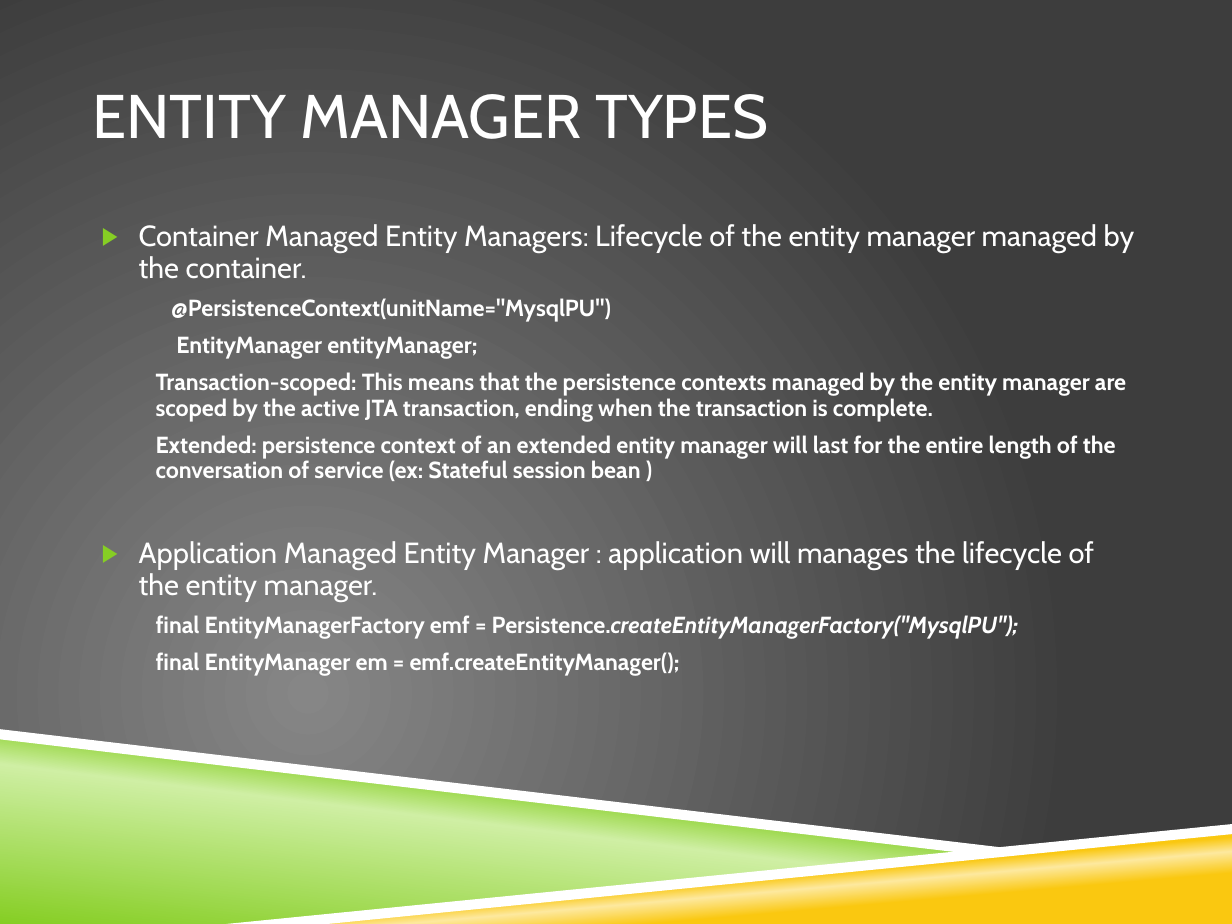
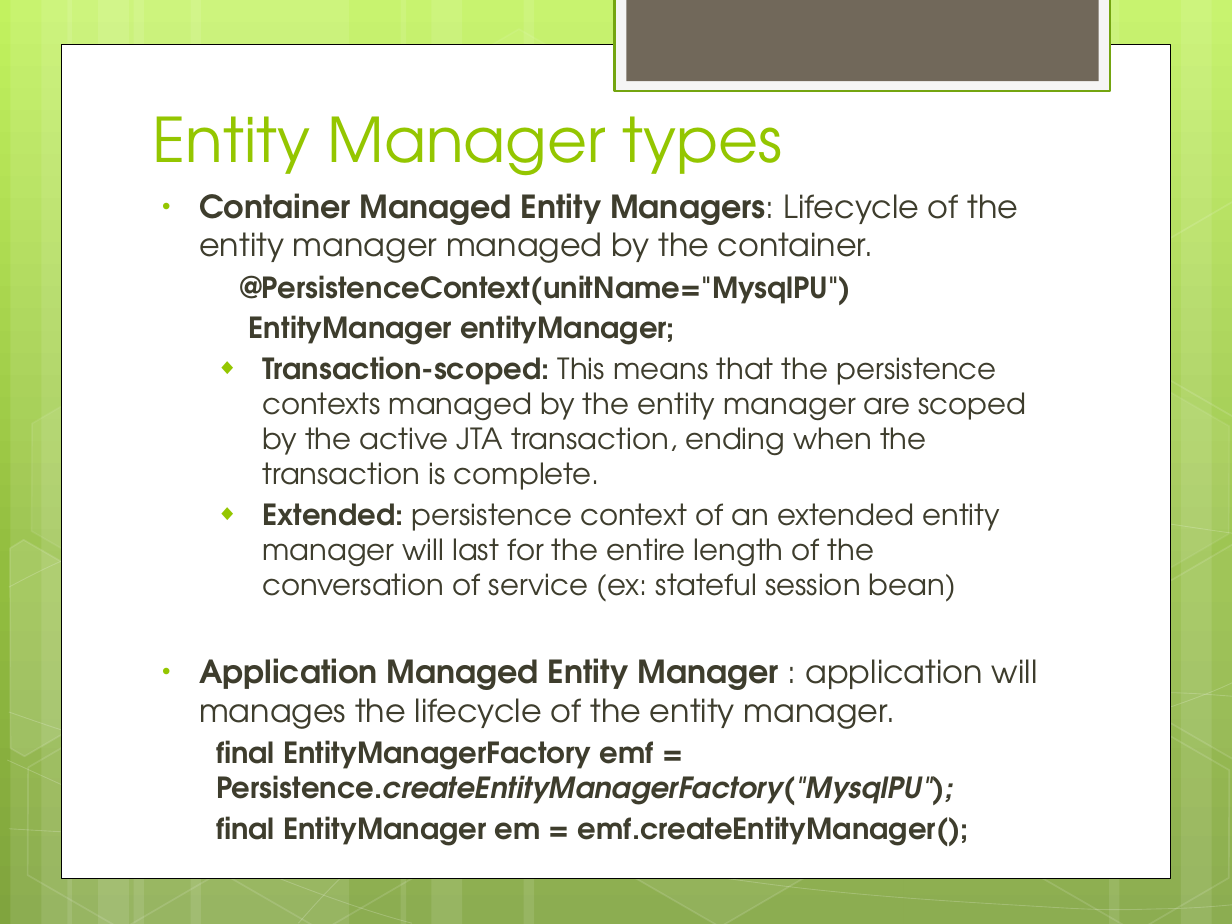
Before and after one commit to IPython-Learn/jpa-training, a slide deck: slide 7 of JPA2.1_Presentation.pptx. Drawn at 1232x924 pixels with LibreOffice and Linux fonts; fonts in the diff are those of the drawing; background and template pictures are left out. Boxes give left, top, right and bottom in pixels: in the first picture for what was removed or moved away, otherwise in the second. Text is boxed around its words. In the diff, an @@ line names an element or a change of style, - is before the commit and + after.

```diff
--- a/JPA2.1_Presentation.pptx
+++ b/JPA2.1_Presentation.pptx
@@ background picture (left out) to gradient #C3F35F to #93BF3F to #81A53E @@
@@ rectangle added at box(615, 0, 1110, 91), fill #F5F5F5, outline #74A510 1.25 pt @@
@@ rectangle added at box(626, 0, 1098, 81), fill #71685A @@
@@ rectangle added at box(62, 44, 1170, 877), fill #FFFFFF, outline #000000 0.5 pt @@
@@ title "Entity Manager types" at box(153, 116, 783, 176): vertical alignment middle to bottom @@
@@ title at box(153, 116, 783, 176): text changed; font Cabin to TeX Gyre Adventor; text colour #FFFFFF to #94C600 @@
-ENTITY MANAGER TYPES
+Entity Manager types
@@ group added at box(0, 0, 1232, 924): 12 rectangles, 8 hexagons, 5 freeform shapes @@
@@ text "Container Managed Entity Managers: Lifecycle ...": place and size @@
-text "Container Managed Entity Managers: Lifecycle ..." at box(139, 224, 1135, 676)
+text "Container Managed Entity Managers: Lifecycle ..." at box(199, 193, 1038, 805)
@@ text at box(199, 193, 1038, 805): size 17 to 18.6 pt in "Container Managed Entity Managers: Lifecycle of the ...", "Application Managed Entity Manager : application will ..."; font Cabin to TeX Gyre Adventor, text colour #FFFFFF to #3E3D2D in "Container Managed Entity Managers: Lifecycle of the ...", "@PersistenceContext(unitName="MysqlPU")", "EntityManager entityManager;", "Transaction-scoped: This means that the persistence contexts ..." and 3 more places; bold on in "Container Managed Entity Managers:", "Application Managed Entity Manager"; size 13.6 to 17.1 pt in "@PersistenceContext(unitName="MysqlPU")", "EntityManager entityManager;", "Transaction-scoped: This means that the persistence contexts ...", "final EntityManagerFactory emf = Persistence.createEntityMan ..." and 1 more places; bold off in "This means that the persistence contexts managed ..."; bullet ▶ to •; line spacing 0.9 to 1; less space between paragraphs; bullet colour #86CE24 to #94C600; bullet none to ◆ @@
@@ text at box(262, 503, 1000, 602): text changed; size 13.6 to 17.1 pt; font Cabin to TeX Gyre Adventor; text colour #FFFFFF to #3E3D2D; bold off @@
-  Extended: persistence context of an extended entity manager will last for the entire length of the conversation of service (ex: Stateful session bean )
+  ◆ Extended: persistence context of an extended entity manager will last for the entire length of the conversation of service (ex: stateful session bean)
@@ freeform shape: place and size @@
-freeform shape at box(0, 729, 1025, 854)
+freeform shape at box(9, 679, 1232, 838)
@@ freeform shape at box(9, 679, 1232, 838): fill #FFFFFF to none; outline none to #FFFFFF 0.5 pt @@
@@ freeform shape: place and size @@
-freeform shape at box(0, 736, 976, 924)
+freeform shape at box(9, 712, 1232, 912)
@@ freeform shape at box(9, 712, 1232, 912): fill gradient #86CE24 to #CFEFA4 to none; outline none to #FFFFFF 0.5 pt @@
@@ freeform shape: place and size @@
-freeform shape at box(244, 828, 1232, 924)
+freeform shape at box(298, 691, 1232, 923)
@@ freeform shape at box(298, 691, 1232, 923): fill gradient #FAC810 to #FDE99F to none; outline none to #FFFFFF 0.5 pt @@
@@ freeform shape removed at box(227, 824, 1232, 924) @@
```
Also in this commit, not shown: 11 other slides changed, 10 slides added, 1 slide removed, 6 other files.
